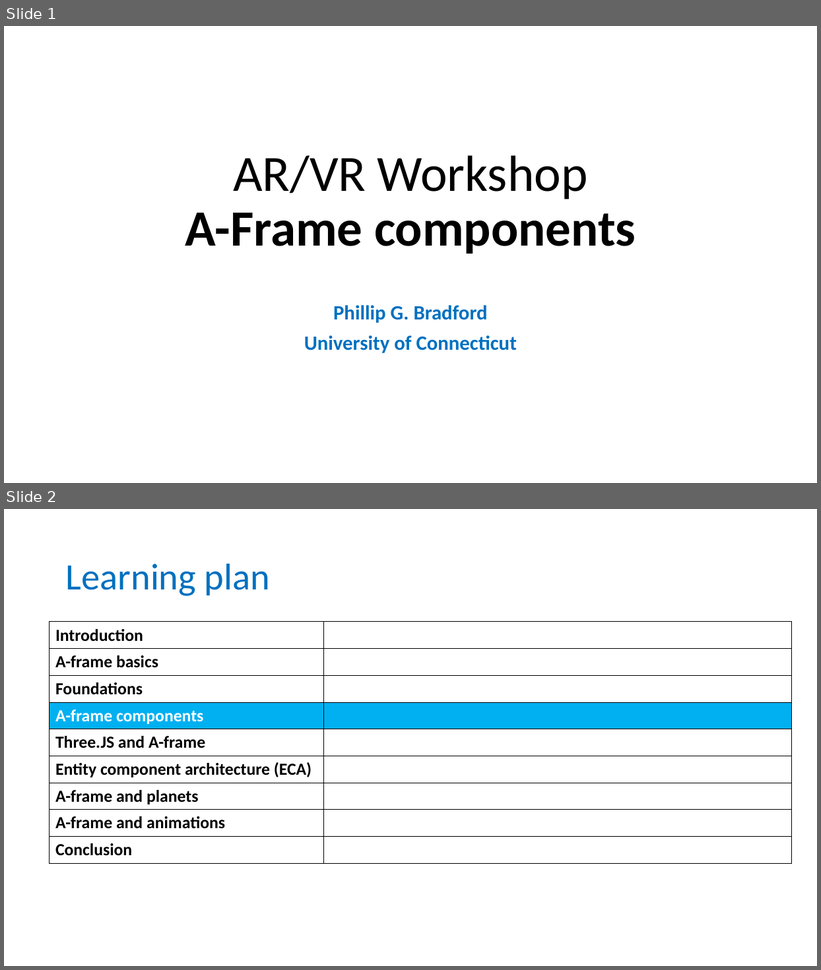
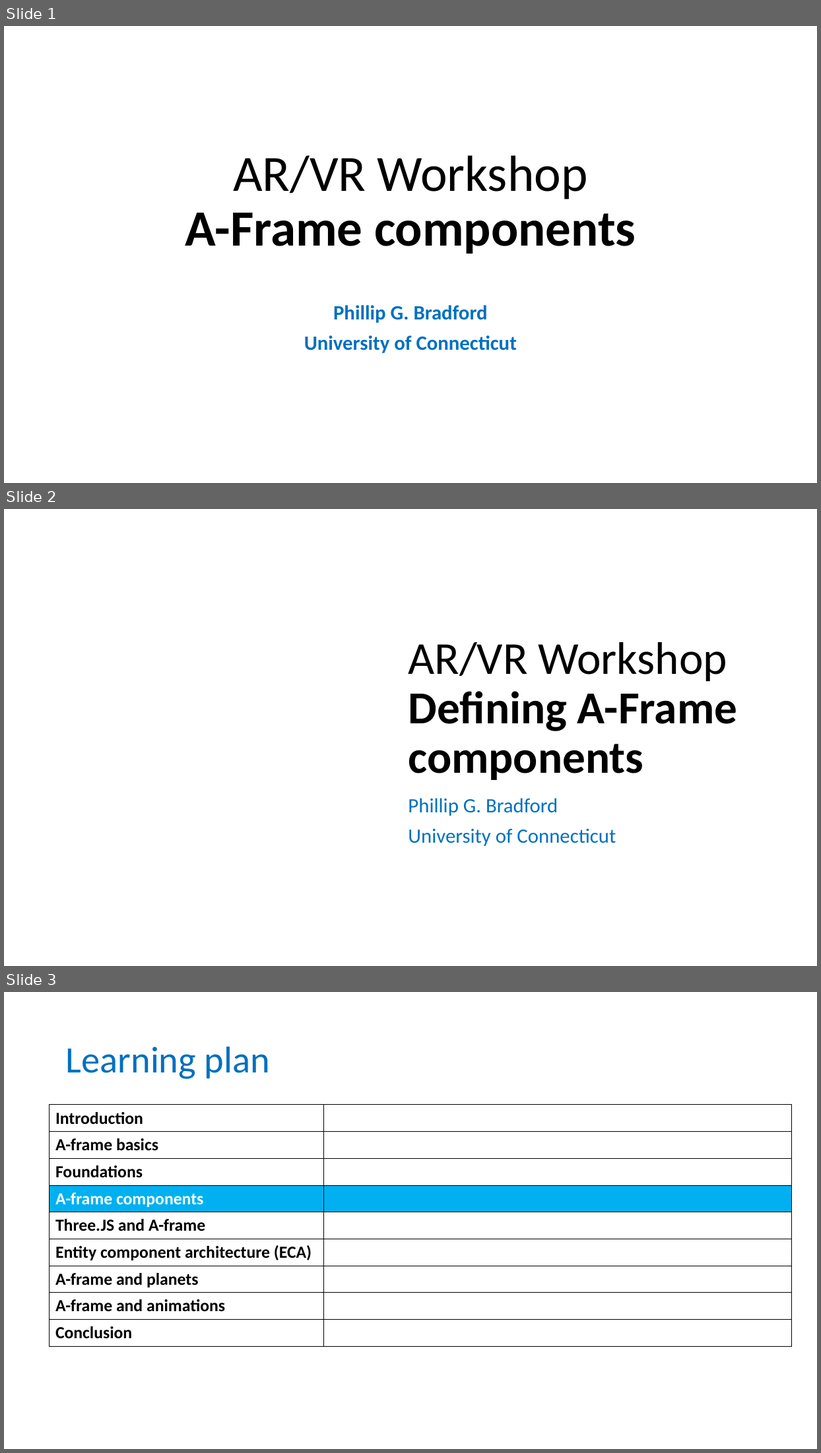
Before and after one commit to wonder-phil/AI-IoT-Workshop, a slide deck: p05/Defining-a-frame-components.pptx. Shown one above the other, each under a label of ours: slides 1 and 2 before the commit, slides 1, 2 and 3 after it. The pictures are 821x970 and 821x1453 pixels, drawn with LibreOffice and Linux fonts; fonts in the diff are those of the drawing; background and template pictures are left out. Boxes give left, top, right and bottom in pixels: in the first picture for what was removed or moved away, otherwise in the second. Text is boxed around its words. In the diff, an @@ line names an element or a change of style, - is before the commit and + after.

```diff
--- a/p05/Defining-a-frame-components.pptx
+++ b/p05/Defining-a-frame-components.pptx
@@ slide 2 added at (x1=4, y1=509, x2=817, y2=966), background picture (left out) @@
@@ freeform shape added at (x1=312, y1=509, x2=481, y2=966), fill #FFFFFF at 70% opacity @@
@@ freeform shape added at (x1=326, y1=509, x2=817, y2=966), fill #FFFFFF at 50% opacity @@
@@ freeform shape added at (x1=337, y1=509, x2=817, y2=966), fill #FFFFFF at 70% opacity @@
@@ title added at (x1=409, y1=642, x2=738, y2=780), 54 pt, text #000000, bold @@
+AR/VR Workshop
+Defining A-Frame components
@@ subtitle added at (x1=408, y1=798, x2=616, y2=846), 24 pt, text #0070C0 @@
+Phillip G. Bradford
+University of Connecticut
@@ what was slide 2 is now slide 3 @@
```
Also in this commit, not shown: 1 other slide added, 3 other files.
